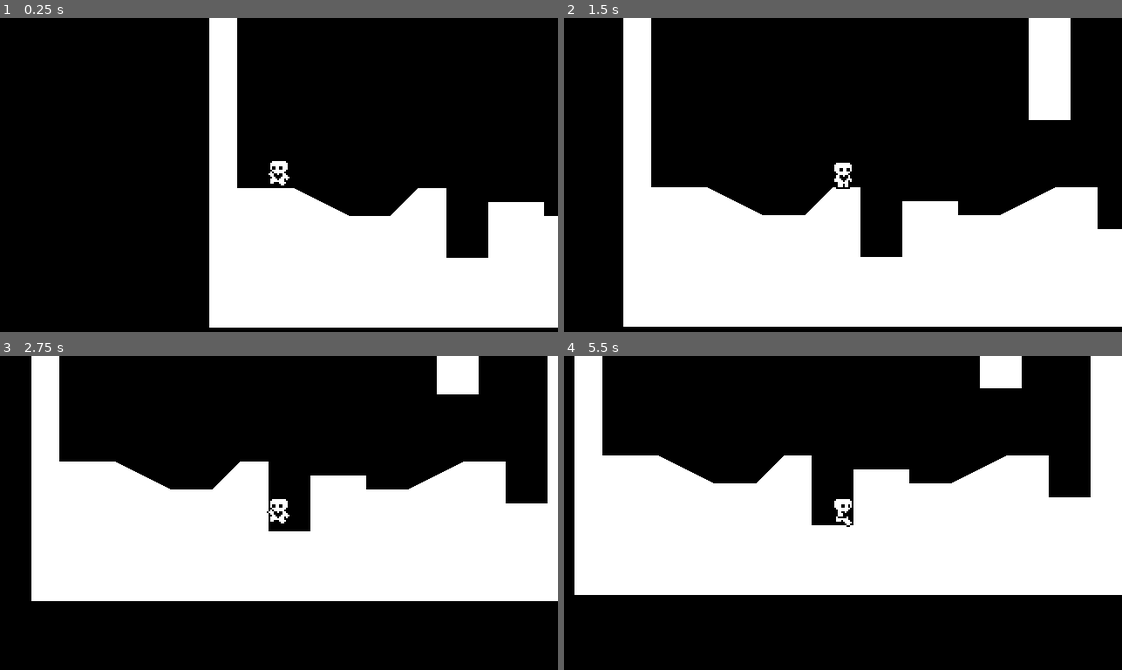
Above: before the commit, frames 1-4 (two rows, left to right).
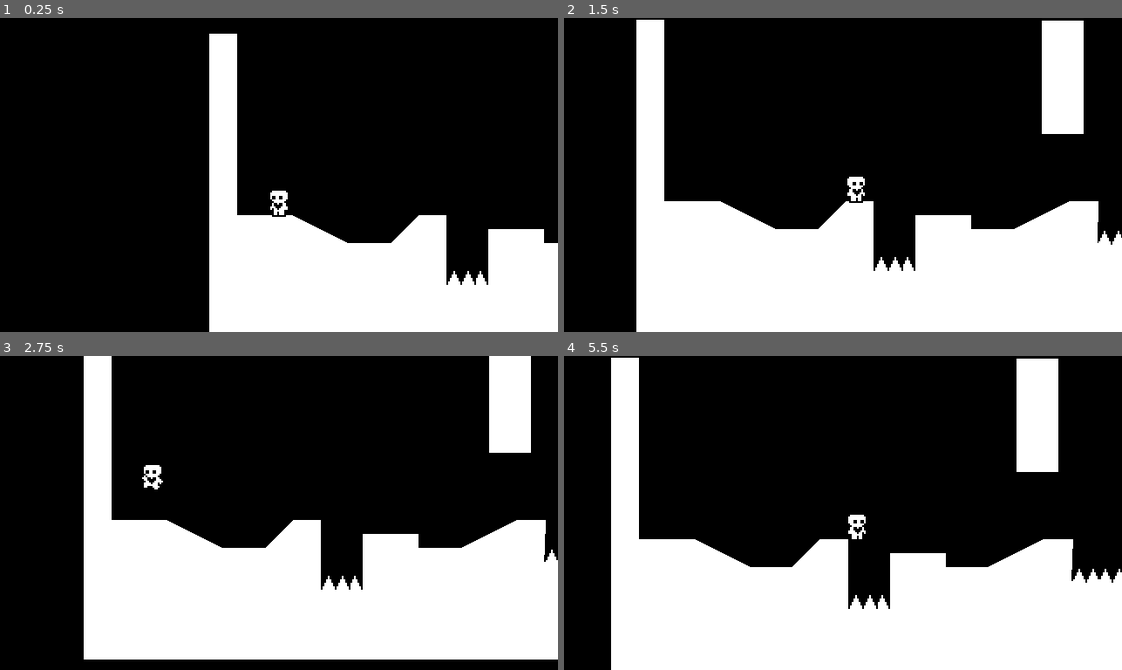
Above: after the commit, the same moments.

Repository: anqeloh/HeartPlatformer
Game: Godot game, scene res://Scenes/world.tscn
The game is run twice, just before and just after one commit, with the same random seed, the same clock (stepped at 60 frames per second) and the same inputs.
Inputs:
- Up to frame 1 (0.25 s): no input
- Up to frame 2 (1.5 s): hold Right (ui_right) from 0.53 s (still down); tap Up (ui_up) at 0.77 s
- Up to frame 3 (2.75 s): tap Up (ui_up) at 1.52 s; release Right (ui_right) at 2.03 s; hold Left (ui_left) from 2.03 s (still down)
- Up to frame 4 (5.5 s): release Left (ui_left) at 2.78 s; hold Right (ui_right) 2.78-4.28 s; tap Up (ui_up) at 3.02, 3.77, 4.52 s; hold Left (ui_left) 4.28-5.03 s; hold Right (ui_right) from 5.03 s (still down)

The runs differ from the first frame. In frame 1, 6.0% of the frame differs, in the area x 37-100%, y 0-100%; in frame 2, 11%; in frame 3, 42%; in frame 4, 55%, in the area x 1-100%, y 0-100%.

Commit message:
Progress Check #5 - Completed

Diff:
--- a/Scenes/player.tscn
+++ b/Scenes/player.tscn
@@ -79,23 +79,25 @@
 }]
 
 [sub_resource type="RectangleShape2D" id="RectangleShape2D_t5iw3"]
-size = Vector2(12, 16)
+size = Vector2(8, 14)
+
+[sub_resource type="RectangleShape2D" id="RectangleShape2D_aa2pk"]
+size = Vector2(6, 13)
 
 [node name="Player" type="CharacterBody2D"]
+collision_layer = 2
 floor_constant_speed = true
 floor_snap_length = 3.0
 script = ExtResource("1_dwg7g")
 movement_data = ExtResource("2_oht6j")
 
 [node name="AnimatedSprite2D" type="AnimatedSprite2D" parent="."]
-position = Vector2(0, -10)
+position = Vector2(0, -2)
 sprite_frames = SubResource("SpriteFrames_b15sf")
-animation = &"run"
-frame_progress = 0.912323
+animation = &"Idle"
 flip_h = true
 
 [node name="CollisionShape2D" type="CollisionShape2D" parent="."]
-position = Vector2(0, -9)
 shape = SubResource("RectangleShape2D_t5iw3")
 
 [node name="CoyoteJumpTimer" type="Timer" parent="."]
@@ -104,3 +106,15 @@
 
 [node name="Camera2D" type="Camera2D" parent="."]
 position = Vector2(2.08165e-12, -8)
+position_smoothing_enabled = true
+position_smoothing_speed = 10.0
+
+[node name="HazardDetector" type="Area2D" parent="."]
+collision_layer = 0
+collision_mask = 4
+
+[node name="CollisionShape2D" type="CollisionShape2D" parent="HazardDetector"]
+position = Vector2(0, 1.5)
+shape = SubResource("RectangleShape2D_aa2pk")
+
+[connection signal="area_entered" from="HazardDetector" to="." method="_on_hazard_detector_area_entered"]
--- a/Scenes/world.tscn
+++ b/Scenes/world.tscn
@@ -1,7 +1,8 @@
-[gd_scene load_steps=4 format=3 uid="uid://cuh64w7wf43fk"]
+[gd_scene load_steps=5 format=3 uid="uid://cuh64w7wf43fk"]
 
 [ext_resource type="Script" path="res://Scripts/world.gd" id="1_62h40"]
 [ext_resource type="PackedScene" uid="uid://d0kstsyrpm2b0" path="res://Scenes/player.tscn" id="2_282bp"]
+[ext_resource type="PackedScene" uid="uid://dyv1cflyjfxr2" path="res://spikes.tscn" id="3_k7jcg"]
 
 [sub_resource type="RectangleShape2D" id="RectangleShape2D_0rsnj"]
 size = Vector2(23.5165, 64.8702)
@@ -10,9 +11,10 @@
 script = ExtResource("1_62h40")
 
 [node name="StaticBody2D" type="StaticBody2D" parent="."]
+collision_mask = 0
 
 [node name="CollisionPolygon2D" type="CollisionPolygon2D" parent="StaticBody2D"]
-polygon = PackedVector2Array(0, 0, 16, 0, 16, 104, 48, 104, 80, 120, 104, 120, 120, 104, 136, 104, 136, 144, 160, 144, 160, 112, 192, 112, 192, 120, 216, 120, 248, 104, 272, 104, 272, 128, 296, 128, 296, 0, 320, 0, 320, 184, 0, 184)
+polygon = PackedVector2Array(0, 0, 16, 0, 16, 104, 48, 104, 80, 120, 104, 120, 120, 104, 136, 104, 136, 144, 160, 144, 160, 112, 192, 112, 192, 120, 216, 120, 248, 104, 265, 104, 264, 128, 296, 128, 296, 0, 320, 0, 320, 184, 0, 184)
 
 [node name="Polygon2D" type="Polygon2D" parent="StaticBody2D/CollisionPolygon2D"]
 
@@ -20,6 +22,7 @@
 position = Vector2(40, 72)
 
 [node name="StaticBody2D2" type="StaticBody2D" parent="."]
+collision_mask = 0
 
 [node name="CollisionShape2D" type="CollisionShape2D" parent="StaticBody2D2"]
 position = Vector2(244.328, 32.2892)
@@ -30,3 +33,15 @@
 offset_top = -32.0
 offset_right = 12.0
 offset_bottom = 33.0
+
+[node name="Spikes" parent="." instance=ExtResource("3_k7jcg")]
+position = Vector2(144, 144)
+
+[node name="Spikes2" parent="." instance=ExtResource("3_k7jcg")]
+position = Vector2(137, 144)
+
+[node name="Spikes3" parent="." instance=ExtResource("3_k7jcg")]
+position = Vector2(265, 129)
+
+[node name="Spikes4" parent="." instance=ExtResource("3_k7jcg")]
+position = Vector2(280, 129)
--- a/Scripts/player.gd
+++ b/Scripts/player.gd
@@ -8,6 +8,7 @@
 
 @onready var animated_sprite_2d = $AnimatedSprite2D
 @onready var coyote_jump_timer = $CoyoteJumpTimer
+@onready var starting_position = global_position
 
 func _physics_process(delta):
 	apply_gravity(delta)
@@ -45,7 +46,7 @@
 	if is_on_floor() or coyote_jump_timer.time_left > 0.0:
 		if Input.is_action_just_pressed("ui_up"):
 			velocity.y = movement_data.jump_velocity
-	if not is_on_floor():
+	elif not is_on_floor():
 		if Input.is_action_just_released("ui_up") and velocity.y < movement_data.jump_velocity / 2:
 			velocity.y = movement_data.jump_velocity / 2
 
@@ -79,3 +80,7 @@
 
 	if not is_on_floor():
 		animated_sprite_2d.play("jump")
+
+
+func _on_hazard_detector_area_entered(area):
+	global_position = starting_position
--- /dev/null
+++ b/hazard_area.tscn
@@ -0,0 +1,5 @@
+[gd_scene format=3 uid="uid://dnh6b4heilwfd"]
+
+[node name="HazardArea" type="Area2D"]
+collision_layer = 4
+collision_mask = 0
--- a/project.godot
+++ b/project.godot
@@ -50,6 +50,12 @@
 ]
 }
 
+[layer_names]
+
+2d_physics/layer_1="World"
+2d_physics/layer_2="Player"
+2d_physics/layer_3="Hazards"
+
 [rendering]
 
 textures/canvas_textures/default_texture_filter=0
--- /dev/null
+++ b/spikes.tscn
@@ -0,0 +1,19 @@
+[gd_scene load_steps=3 format=3 uid="uid://dyv1cflyjfxr2"]
+
+[ext_resource type="Texture2D" uid="uid://bcu2fpj5r84t0" path="res://Assets/spikes.png" id="1_x7325"]
+[ext_resource type="PackedScene" uid="uid://dnh6b4heilwfd" path="res://hazard_area.tscn" id="2_0ym6t"]
+
+[node name="Spikes" type="Node2D"]
+
+[node name="Sprite2D" type="Sprite2D" parent="."]
+position = Vector2(8, -8)
+texture = ExtResource("1_x7325")
+
+[node name="HazardArea" parent="." instance=ExtResource("2_0ym6t")]
+
+[node name="CollisionPolygon2D" type="CollisionPolygon2D" parent="HazardArea"]
+polygon = PackedVector2Array(0, 0, 3, -6, 4, -6, 7, 0)
+
+[node name="CollisionPolygon2D2" type="CollisionPolygon2D" parent="HazardArea"]
+position = Vector2(8, 0)
+polygon = PackedVector2Array(0, 0, 3, -6, 4, -6, 7, 0)
Binary file added: Assets/spikes.png
Not shown, added: Assets/spikes.png.import
Not shown: 1 places in Scenes/player.tscn that only renumber resources
Binary file added: Scripts/spikes.png
Not shown, added: Scripts/spikes.png.import
